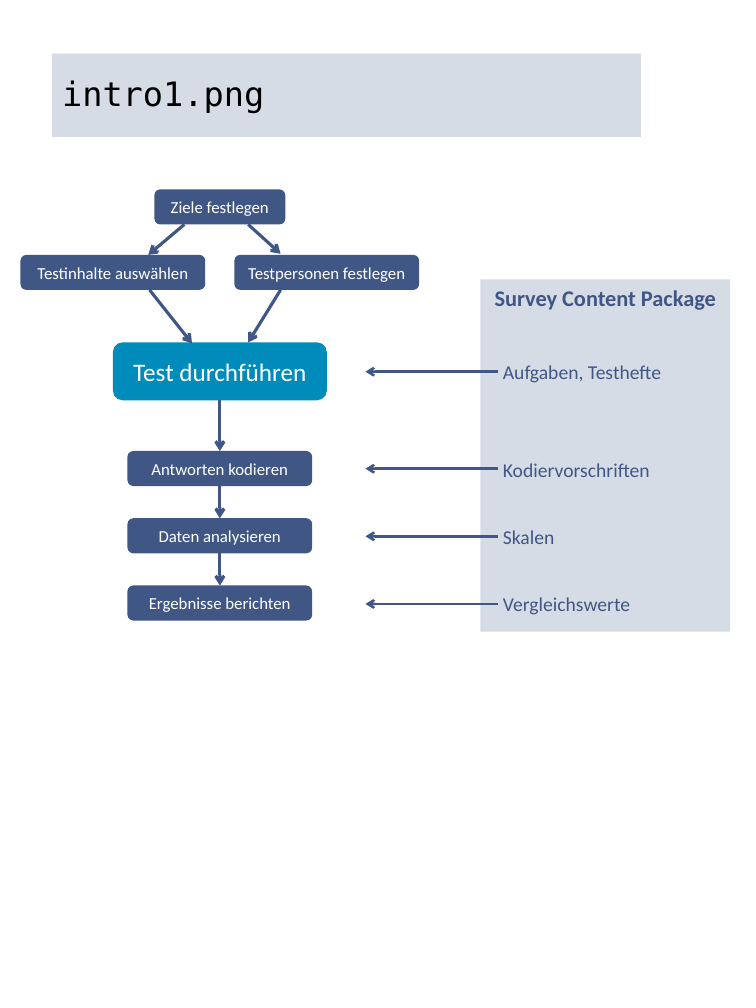
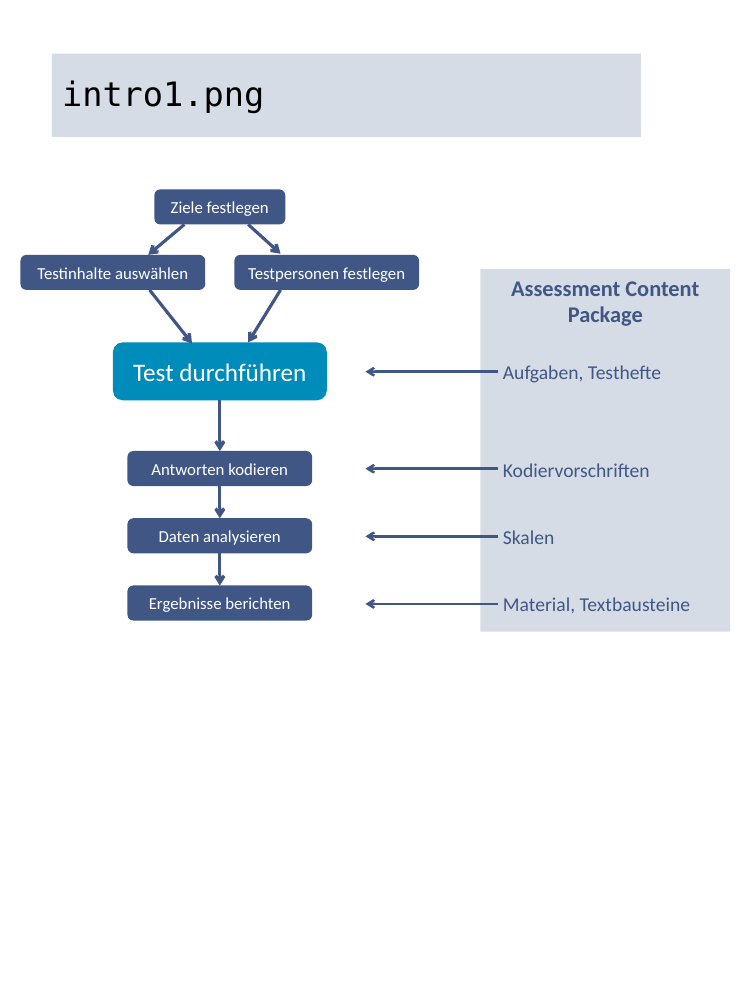
Before and after one commit to iqb-berlin/rising-stars, a slide deck: slide 2 of assets/figures.pptx. Drawn at 756x1008 pixels with LibreOffice and Linux fonts; fonts in the diff are those of the drawing. Boxes give left, top, right and bottom in pixels: in the first picture for what was removed or moved away, otherwise in the second. Text is boxed around its words. In the diff, an @@ line names an element or a change of style, - is before the commit and + after.

Commit message:
Update intro

```diff
--- a/assets/figures.pptx
+++ b/assets/figures.pptx
@@ rectangle "Assessment Content Package": place and size @@
-rectangle "Assessment Content Package" at <box>481,279,731,631</box>
+rectangle "Assessment Content Package" at <box>481,269,731,632</box>
@@ text in rectangle at <box>511,281,699,326</box>: text changed @@
-Survey Content Package
+Assessment Content Package
@@ text at <box>503,597,691,613</box>: text changed @@
-Vergleichswerte
+Material, Textbausteine
```
Also in this commit, not shown: 3 other slides changed, 5 other files.
